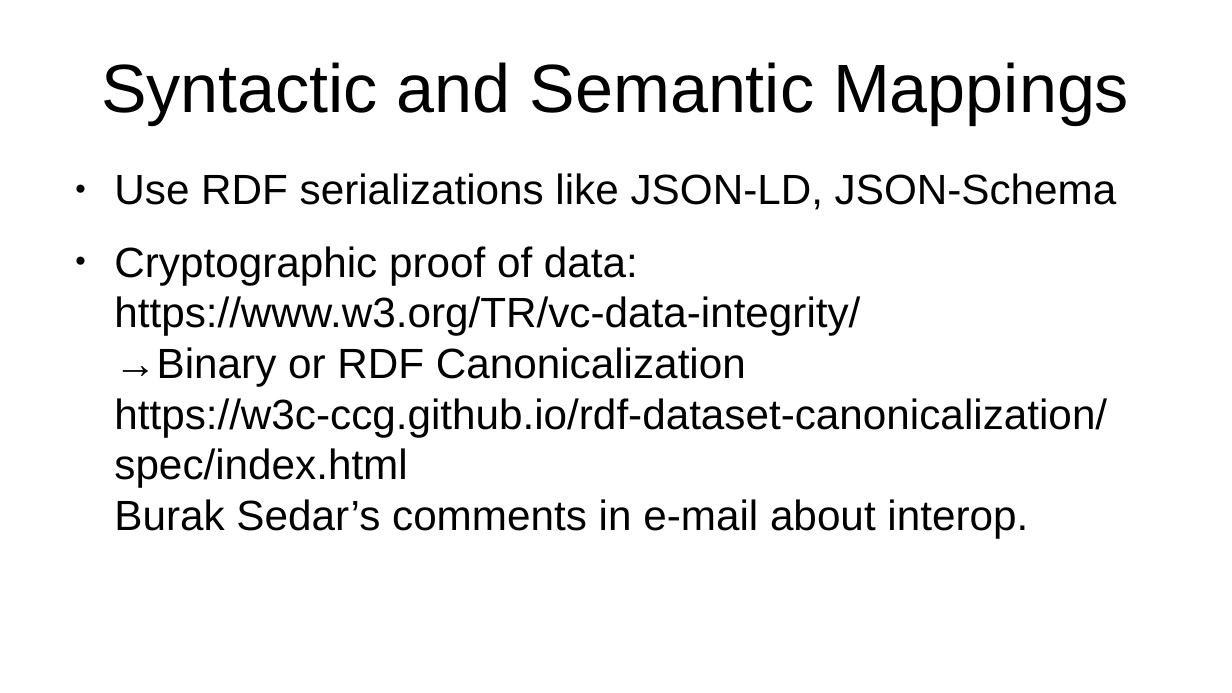
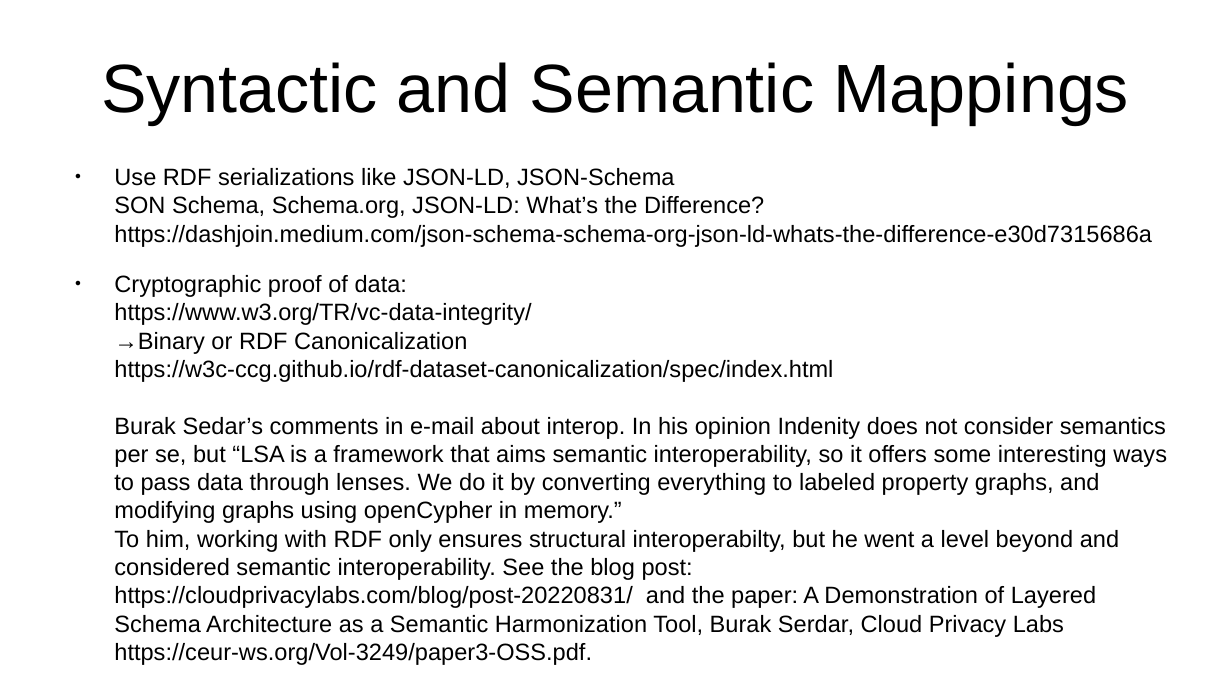
Before and after one commit to bshambaugh/Explorations-of-Category-Theory-for-Self-Sovereign-Identity, a slide deck: slide 15 of resources/IIW35_fA2022_cat_theory_for_SSI.odp. Drawn at 1232x693 pixels with LibreOffice and Linux fonts; fonts in the diff are those of the drawing. Boxes give left, top, right and bottom in pixels: in the first picture for what was removed or moved away, otherwise in the second. Text is boxed around its words. In the diff, an @@ line names an element or a change of style, - is before the commit and + after.

Commit message:
add more detail about stuff in the wild

```diff
--- a/resources/IIW35_fA2022_cat_theory_for_SSI.odp
+++ b/resources/IIW35_fA2022_cat_theory_for_SSI.odp
@@ text at (x1=114, y1=168, x2=1167, y2=665): text changed; size 27.2 to 15.2 pt @@
-● Use RDF serializations like JSON-LD, JSON-Schema
-● Cryptographic proof of data:
-  https://www.w3.org/TR/vc-data-integrity/
-  →Binary or RDF Canonicalization
-  https://w3c-ccg.github.io/rdf-dataset-canonicalization/spec/index.html
-  Burak Sedar’s comments in e-mail about interop.
+● Use RDF serializations like JSON-LD, JSON-Schema
+  SON Schema, Schema.org, JSON-LD: What’s the Difference?
+  https://dashjoin.medium.com/json-schema-schema-org-json-ld-whats-the-difference-e30d7315686a
+● Cryptographic proof of data:
+  https://www.w3.org/TR/vc-data-integrity/
+  →Binary or RDF Canonicalization
+  https://w3c-ccg.github.io/rdf-dataset-canonicalization/spec/index.html
+  Burak Sedar’s comments in e-mail about interop. In his opinion Indenity does not consider semantics per se, but “LSA is a framework that aims semantic interoperability, so it offers some interesting ways to pass data through lenses. We do it by converting everything to labeled property graphs, and modifying graphs using openCypher in memory.”
+  To him, working with RDF only ensures structural interoperabilty, but he went a level beyond and considered semantic interoperability. See the blog post: https://cloudprivacylabs.com/blog/post-20220831/ and the paper: A Demonstration of Layered Schema Architecture as a Semantic Harmonization Tool, Burak Serdar, Cloud Privacy Labs https://ceur-ws.org/Vol-3249/paper3-OSS.pdf.
```
Also in this commit, not shown: 2 other slides changed, 1 slide added, 1 other file.
